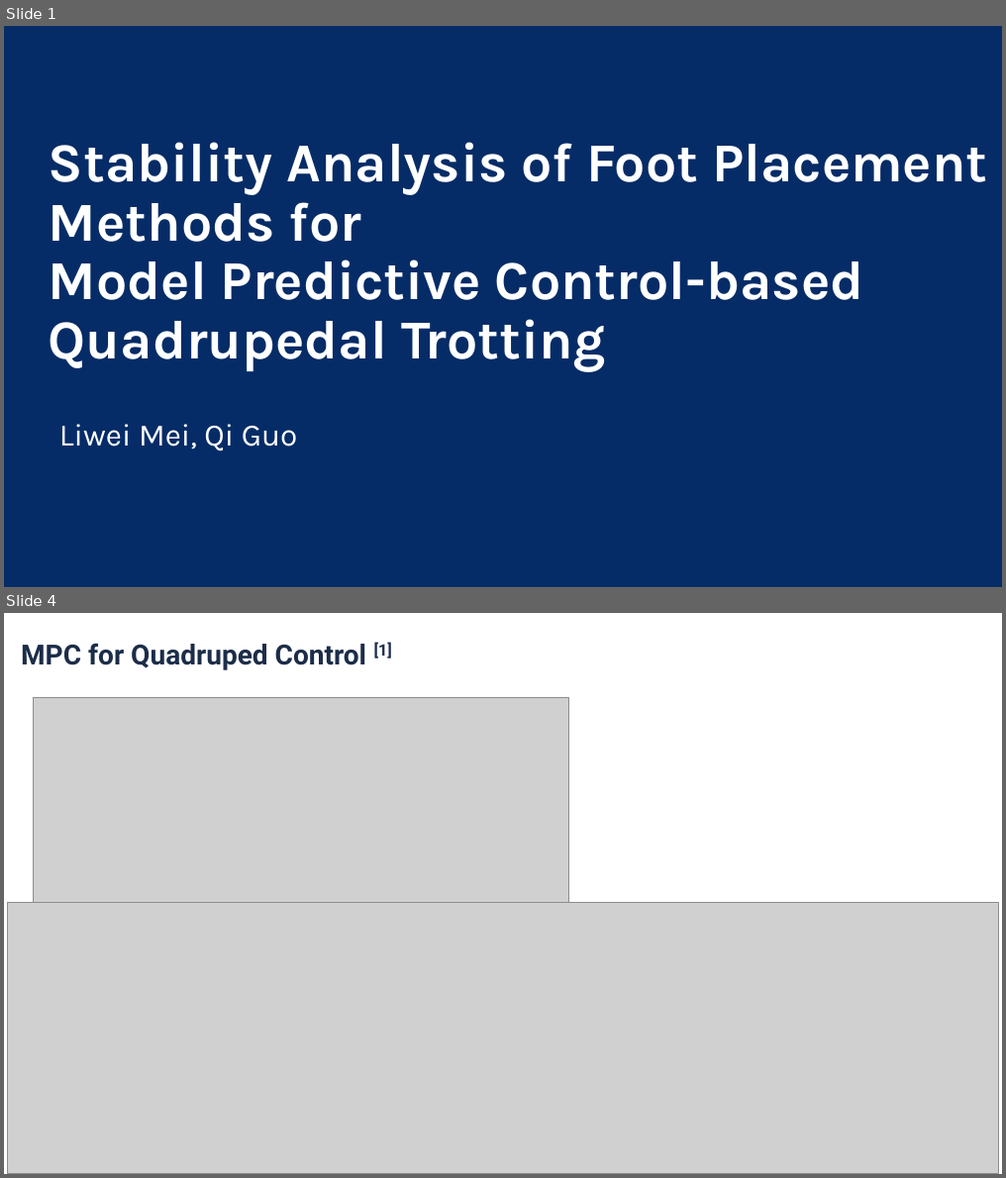
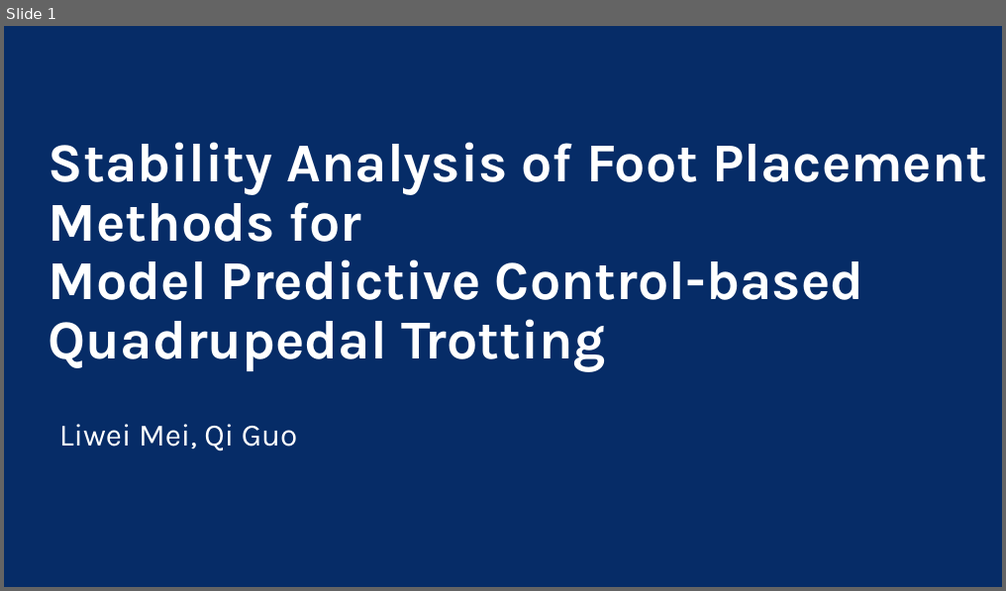
Before and after one commit to Meilili031010/locomotion-dynamics, a slide deck: presentation/final_presentation.pptx. Shown one above the other, each under a label of ours: slides 1 and 4 before the commit, slide 1 after it; the slides between them are not shown. The pictures are 1006x1178 and 1006x591 pixels, drawn with LibreOffice and Linux fonts; fonts in the diff are those of the drawing; grey boxes stand for pictures; background and template pictures are left out; a plain dark background stands for a picture behind light text. Boxes give left, top, right and bottom in pixels: in the first picture for what was removed or moved away, otherwise in the second. Text is boxed around its words. In the diff, an @@ line names an element or a change of style, - is before the commit and + after.

```diff
--- a/presentation/final_presentation.pptx
+++ b/presentation/final_presentation.pptx
@@ slide 4 removed at bbox=[4, 613, 1002, 1174], background #FFFFFF @@
@@ title removed at bbox=[21, 642, 392, 670] @@
-MPC for Quadruped Control [1]
@@ picture removed at bbox=[33, 697, 569, 902] @@
@@ picture removed at bbox=[8, 902, 999, 1173] @@
```
Also in this commit, not shown: 5 slides changed, 8 slides added, 5 other slides removed, 1 other file.
